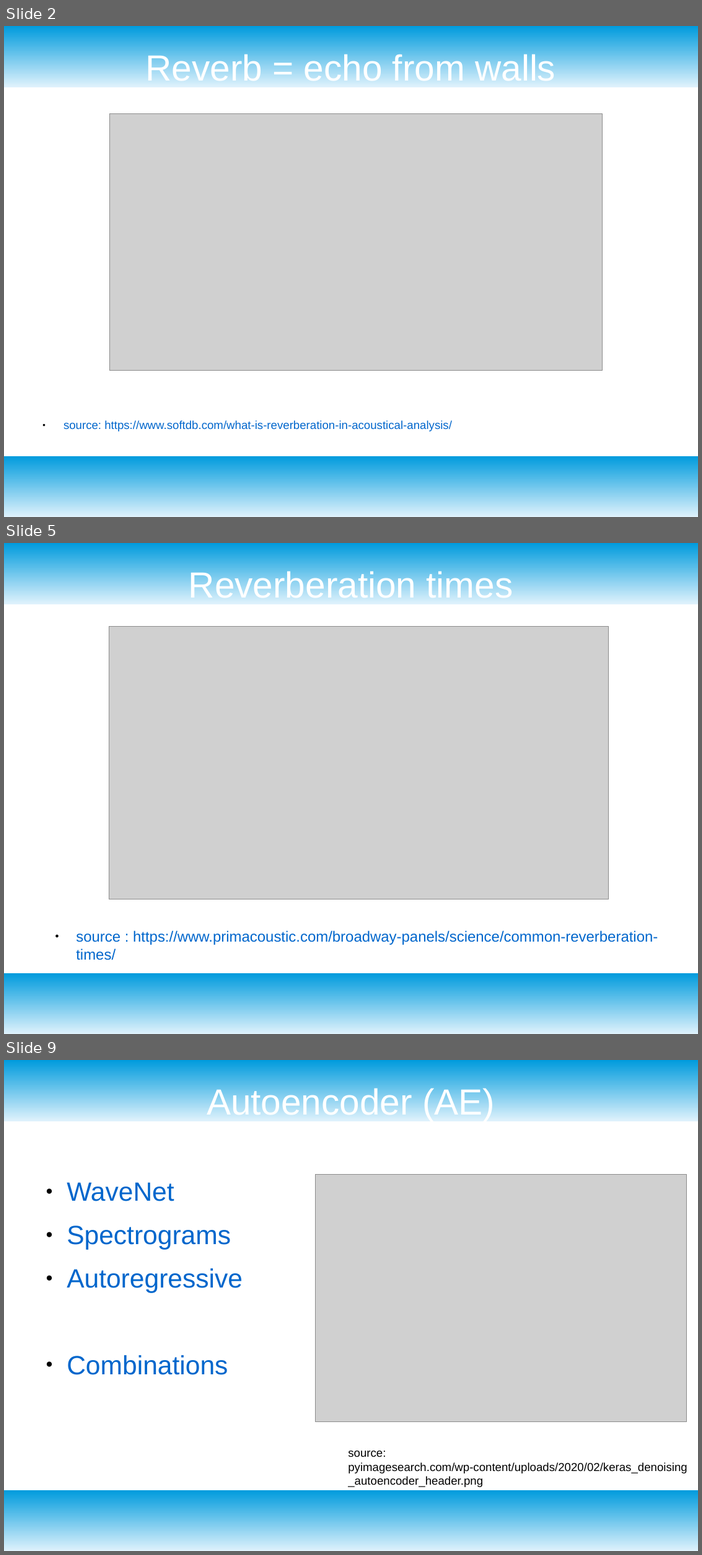
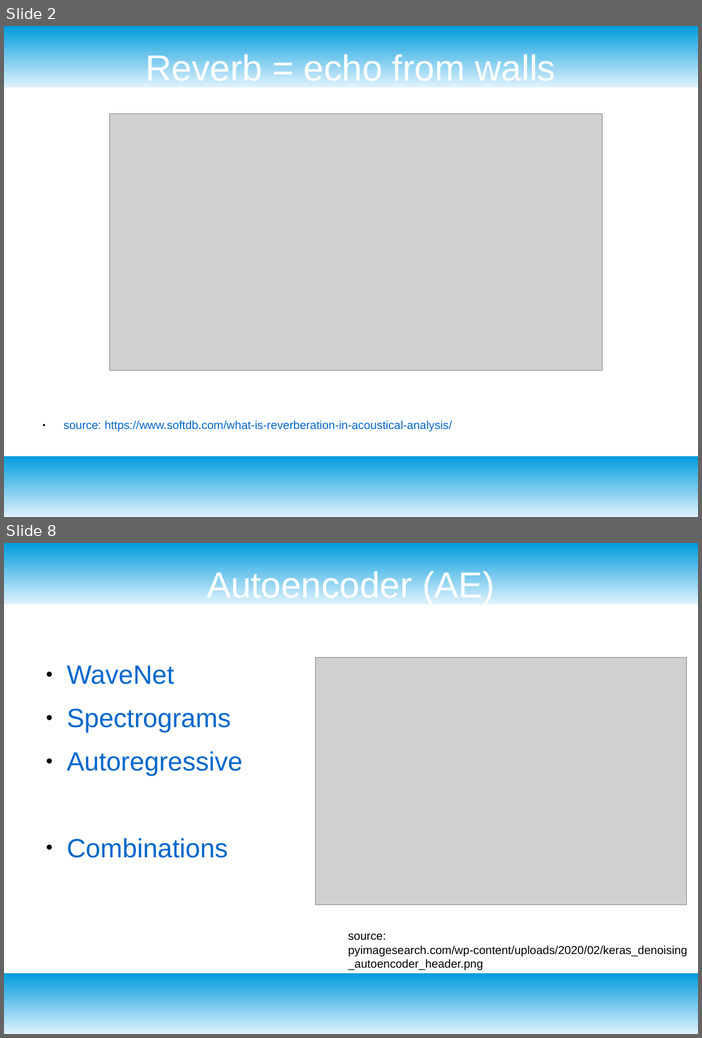
Before and after one commit to jakobatgithub/unreverb, a slide deck: project_presentation.odp. Shown one above the other, each under a label of ours: slides 2, 5 and 9 before the commit, slides 2 and 8 after it; the slides between them are not shown. The pictures are 702x1555 and 702x1038 pixels, drawn with LibreOffice and Linux fonts; fonts in the diff are those of the drawing; grey boxes stand for pictures. Boxes give left, top, right and bottom in pixels: in the first picture for what was removed or moved away, otherwise in the second. Text is boxed around its words. In the diff, an @@ line names an element or a change of style, - is before the commit and + after.

```diff
--- a/project_presentation.odp
+++ b/project_presentation.odp
@@ slide 5 removed at box(4, 543, 698, 1034), background #FFFFFF; not listed: 2 template elements that a slide beside it also shows @@
@@ title removed at box(189, 568, 514, 598) @@
-Reverberation times
@@ picture removed at box(109, 626, 608, 899) @@
@@ text removed at box(76, 931, 658, 960) @@
-● source : https://www.primacoustic.com/broadway-panels/science/common-reverberation-times/
@@ what was slide 9 is now slide 8 @@
```
Also in this commit, not shown: 5 slides changed, 1 slide added, 1 other slide removed, 1 other file.
